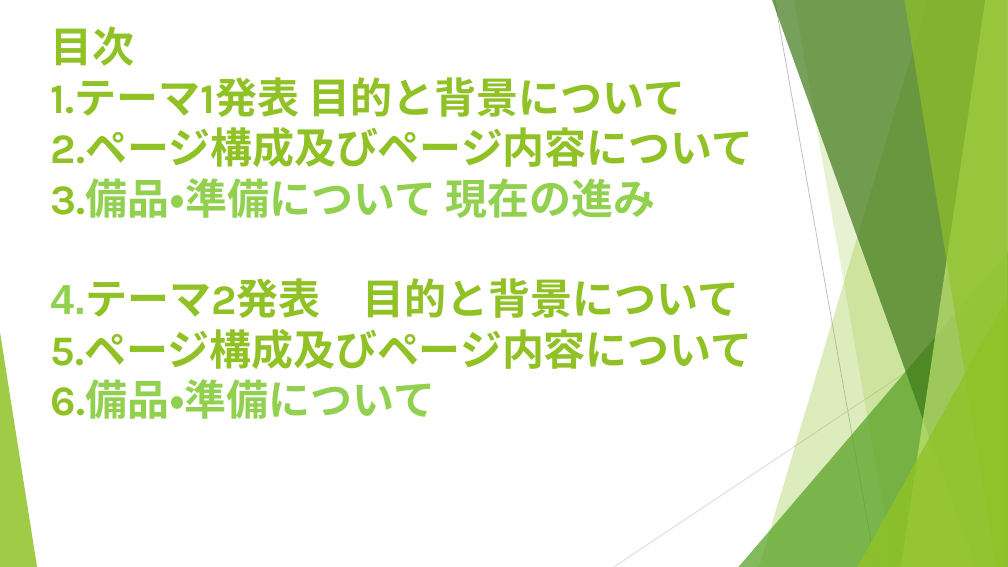
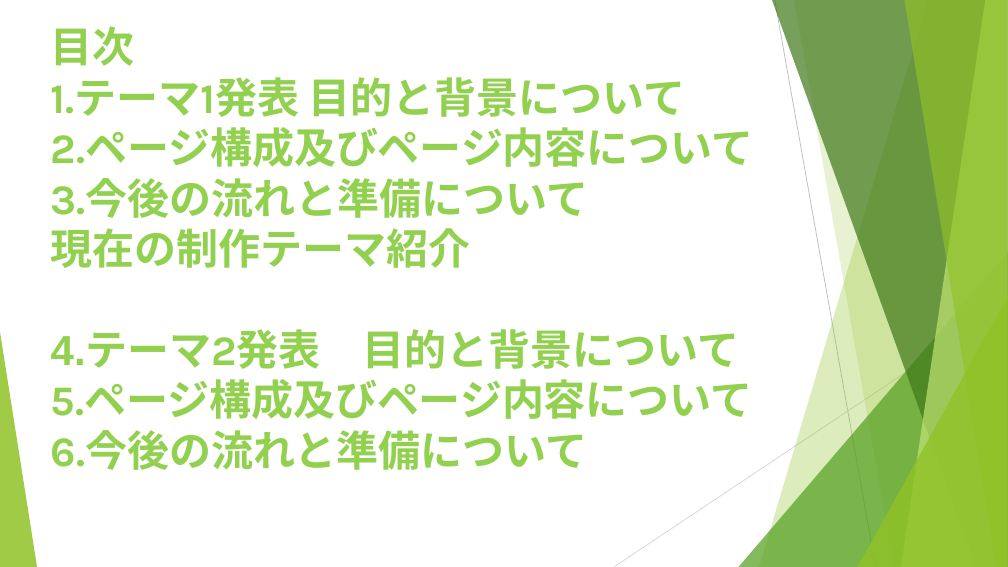
Before and after one commit to ckg25074/sato-zemi, a slide deck: slide 2 of 卒業制作ゼミ.pptm. Drawn at 1008x567 pixels with LibreOffice and Linux fonts; fonts in the diff are those of the drawing. Boxes give left, top, right and bottom in pixels: in the first picture for what was removed or moved away, otherwise in the second. Text is boxed around its words. In the diff, an @@ line names an element or a change of style, - is before the commit and + after.

```diff
--- a/卒業制作ゼミ.pptm
+++ b/卒業制作ゼミ.pptm
@@ title at [51, 26, 754, 470]: text changed; text colour #90C226 to #92D050 @@
-目次
-1.テーマ1発表 目的と背景について
-2.ページ構成及びページ内容について
-3.備品・準備について 現在の進み
-4.テーマ2発表 目的と背景について
-5.ページ構成及びページ内容について
-6.備品・準備について
+目次
+1.テーマ1発表 目的と背景について
+2.ページ構成及びページ内容について
+3.今後の流れと準備について
+現在の制作テーマ紹介
+4.テーマ2発表 目的と背景について
+5.ページ構成及びページ内容について
+6.今後の流れと準備について
```
Also in this commit, not shown: 4 other slides changed, 3 slides added, 2 slides removed.
